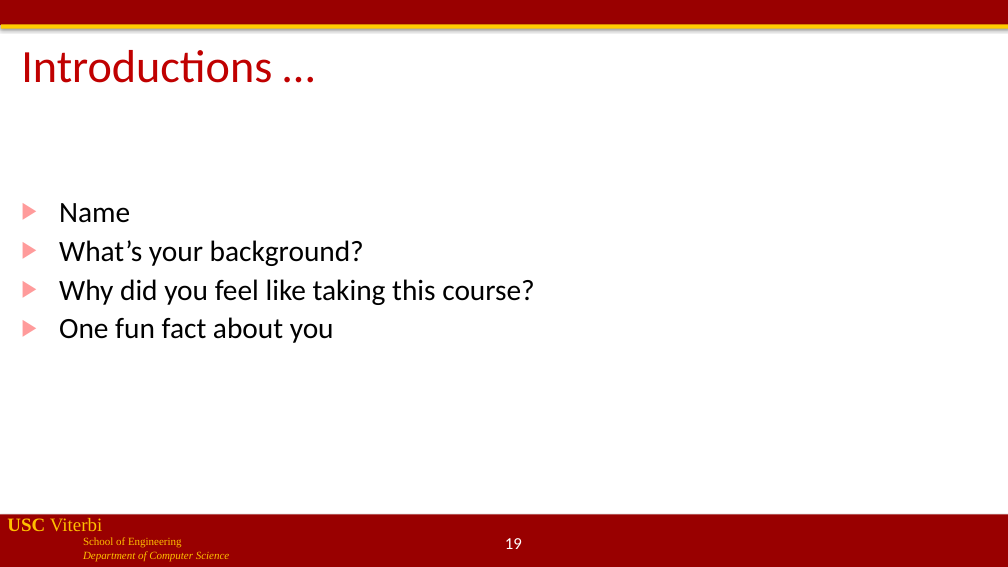
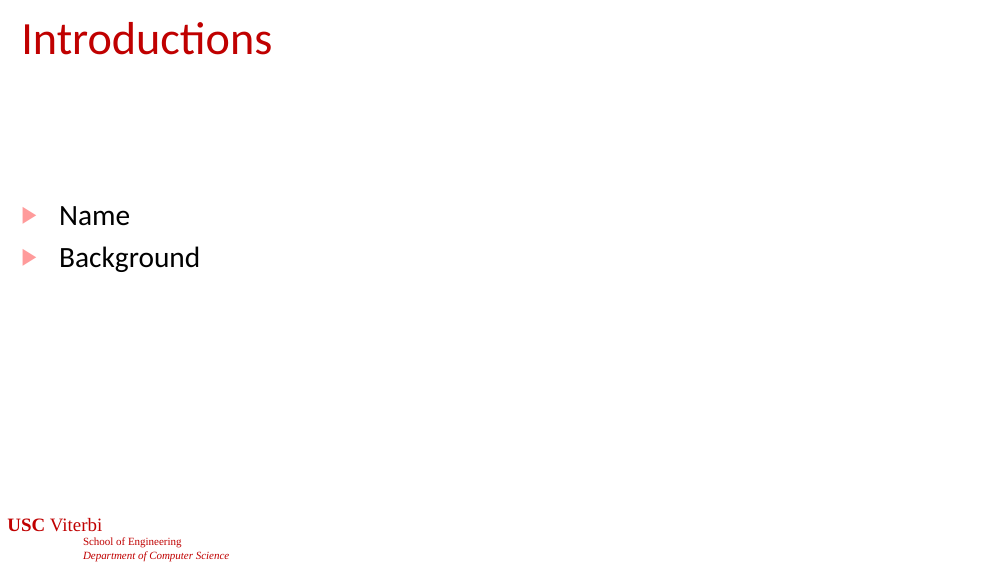
Before and after one commit to jdeshmukh/jdeshmukh.github.io, a slide deck: slide 19 of teaching/cs513slides/lecture0-Course-Intro.pptx. Drawn at 1008x567 pixels with LibreOffice and Linux fonts; fonts in the diff are those of the drawing; background and template pictures are left out. Boxes give left, top, right and bottom in pixels: in the first picture for what was removed or moved away, otherwise in the second. Text is boxed around its words. In the diff, an @@ line names an element or a change of style, - is before the commit and + after.

```diff
--- a/teaching/cs513slides/lecture0-Course-Intro.pptx
+++ b/teaching/cs513slides/lecture0-Course-Intro.pptx
@@ rectangle removed at bbox=[0, 0, 1008, 25] @@
@@ rectangle removed at bbox=[1, 24, 1008, 29] @@
@@ title at bbox=[21, 22, 272, 55]: text changed @@
-Introductions …
+Introductions
@@ text at bbox=[59, 206, 130, 226]: line spacing 0.8 to 0.9 @@
@@ text at bbox=[59, 246, 200, 272]: text changed @@
-▶ What’s your background?
-▶ Why did you feel like taking this course?
-▶ One fun fact about you
+▶ Background
@@ text "USC Viterbi" at bbox=[7, 518, 229, 561]: text colour #FFC000 to #C00000 @@
@@ rectangle removed at bbox=[0, 515, 1008, 567] @@
```
Also in this commit, not shown: 19 other slides changed, 3 other files.
